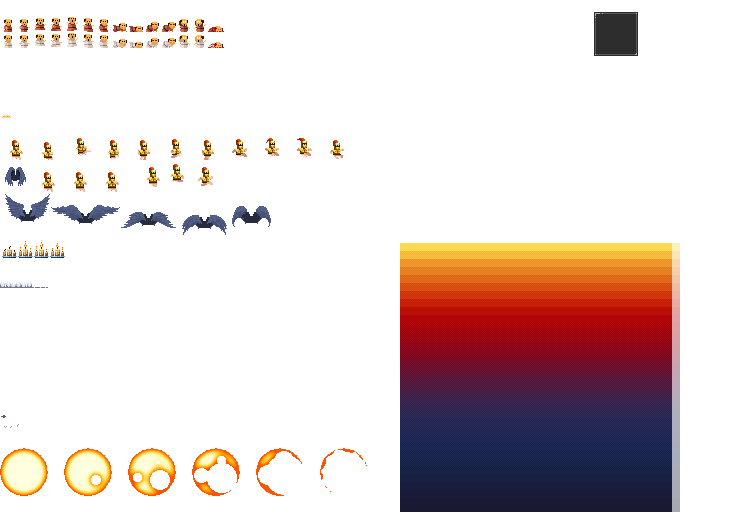
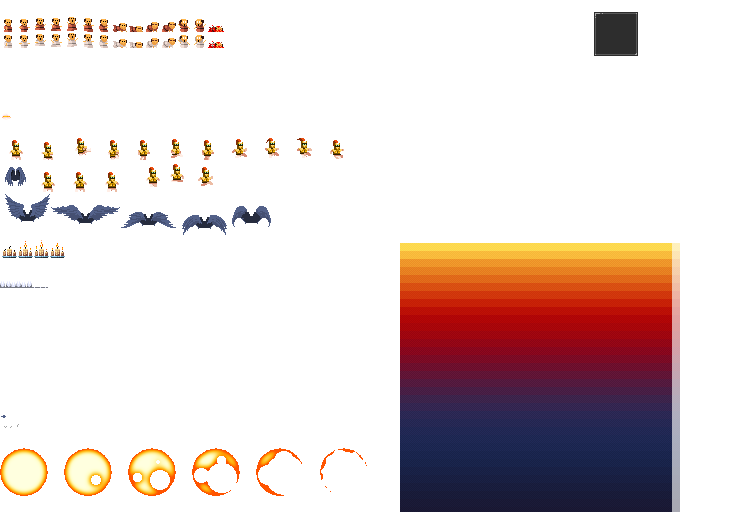
Layered file, before and after one edit (750x512). Changes by layer:
painted on "tiles" over (209, 25, 222, 48)
